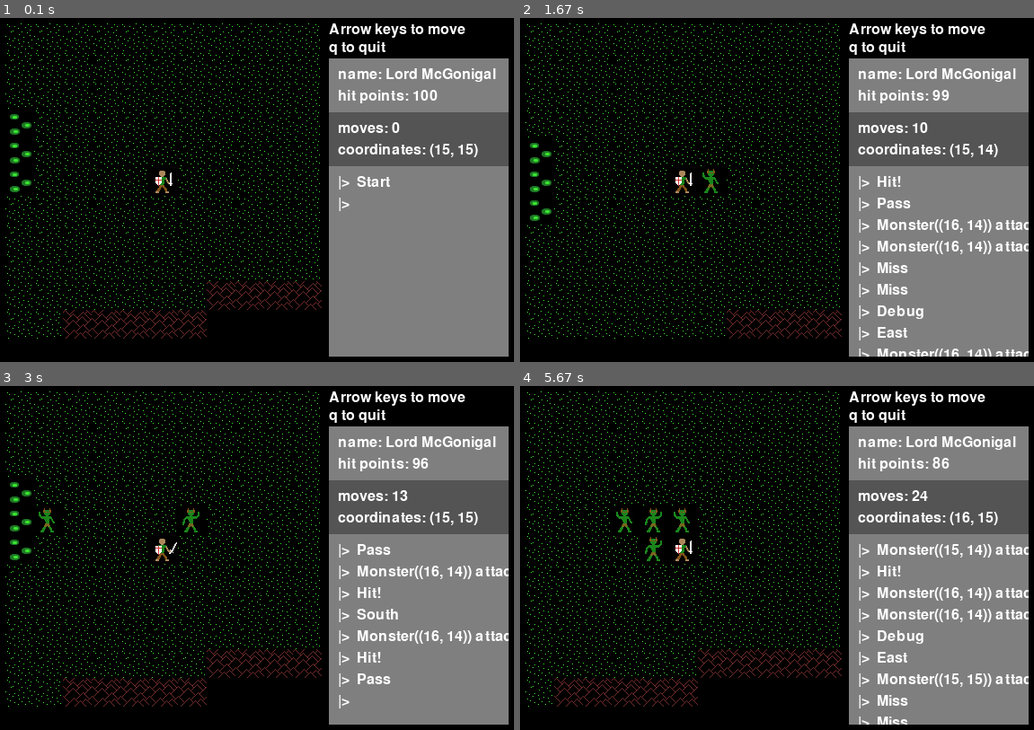
Above: before the commit, frames 1-4 (two rows, left to right).
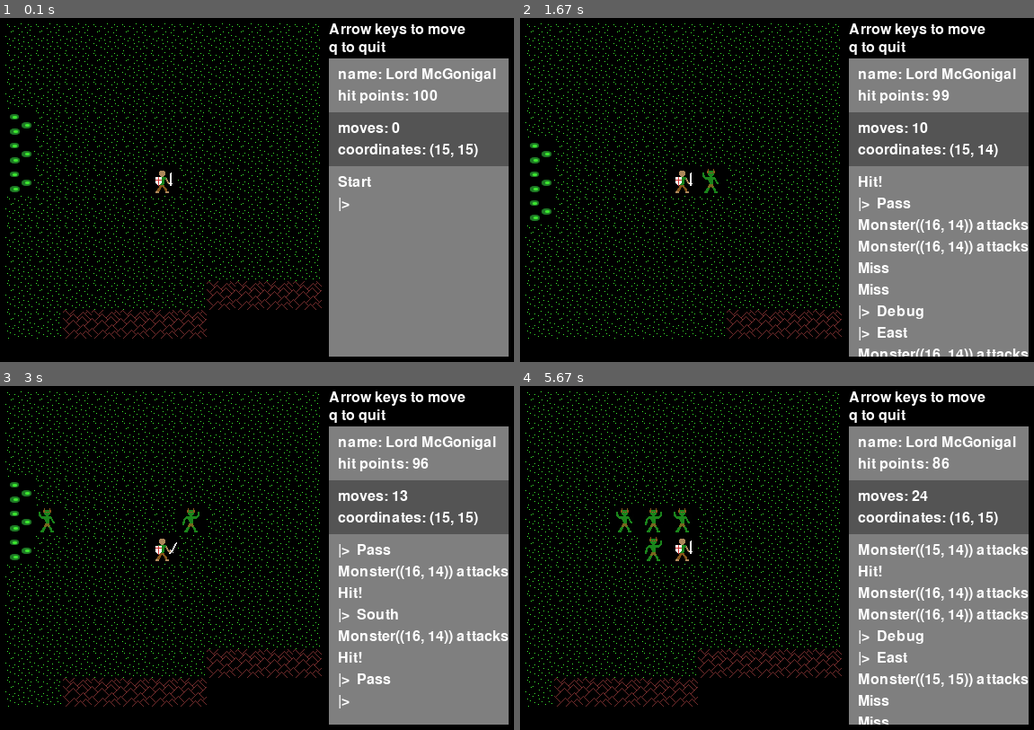
Above: after the commit, the same moments.

Repository: josh-reynolds/Python
Game: pygame game, started from pygame/nulltima/demo.py
Two runs of this game, one before a commit and one after it. Both use one fixed random seed, a clock stepped at 60 frames per second and the inputs below.
Inputs:
- Up to frame 1 (0.1 s): no input
- Up to frame 2 (1.67 s): tap A at 0.33 s; hold Right 0.67-1.13 s; hold D 0.67-1.13 s; tap Space at 0.73, 1.03, 1.23, 1.57 s; hold Up 1.17-1.47 s; hold Right from 1.5 s (still down); hold D from 1.5 s (still down)
- Up to frame 3 (3 s): tap Space at 1.87, 2.63 s; release Right at 1.97 s; release D at 1.97 s; hold Down 2.57-2.87 s
- Up to frame 4 (5.67 s): hold Up 3.33-3.7 s; tap Space at 3.4, 3.8, 4.1, 4.47, 5.37 s; hold Right 3.73-4.37 s; hold D 3.73-4.37 s; hold Down 4.4-4.77 s; hold Right from 5.3 s (still down); hold D from 5.3 s (still down)

The runs differ from the first frame. In frame 1, 0.2% of the frame differs, in the area x 65-76%, y 45-50%; in frame 2, 2.2%; in frame 3, 1.5%; in frame 4, 2.9%, in the area x 65-99%, y 45-99%.

Commit message:
Adding non-prompt text to console message queue

Diff:
--- a/pygame/nulltima/game.py
+++ b/pygame/nulltima/game.py
@@ -114,14 +114,19 @@
         self.prompt_color = self.bg
         self.time = 0
         self.animation_delay = 40
-        Game.message_queue.append('Start')
+        Game.message_queue.append(('Start', False))
         self.render()
 
     def update(self):
         for item in reversed(Game.message_queue):
             if self.lines:
                 self.lines.pop()                  # remove the empty prompt line
-            self.lines.append(self.prompt + item)
+
+            if item[1]:
+                self.lines.append(self.prompt + item[0])
+            else:
+                self.lines.append(item[0])
+
             self.lines.append(self.prompt)        # and put it back again...
             Game.message_queue.remove(item)
         if len(self.lines) > self.maxlines:
@@ -226,7 +231,7 @@
     def do_event(self, event):
         if event.type == KEYDOWN:
             self.do_shortcut(event)
-            Game.message_queue.append(self.last_move)
+            Game.message_queue.append((self.last_move, True))
             for observer in self.observers:
                 observer.on_notify(self.last_move, self.player.pos)
             self.spawn()
@@ -242,7 +247,7 @@
                 self.last_move = action.name
             elif key_count == 2 and not self.action_queue:
                 self.action_queue.append(k)     # NOTE: not preserving mod yet, deal later if needed
-                Game.message_queue.append("Direction?")
+                Game.message_queue.append(('Direction?', False))
             elif key_count == 1 and self.action_queue:
                 direction = k
                 base = self.action_queue.pop()
--- a/pygame/nulltima/monsters.py
+++ b/pygame/nulltima/monsters.py
@@ -43,10 +43,10 @@
     def attack(self, target):
         if random.random() < 0.5:
             target.hit_points -= 1
-            game.Game.message_queue.append("Hit!")
+            game.Game.message_queue.append(('Hit!', False))
         else:
-            game.Game.message_queue.append("Miss")
-        game.Game.message_queue.append("{} attacks".format(self)) # showing in console out of
+            game.Game.message_queue.append(('Miss', False))
+        game.Game.message_queue.append(('{} attacks'.format(self), False)) # showing in console out of
                                                                   # order, so small temporary
                                                                   # hack here
 
Not shown, changed: pygame/nulltima/notes
